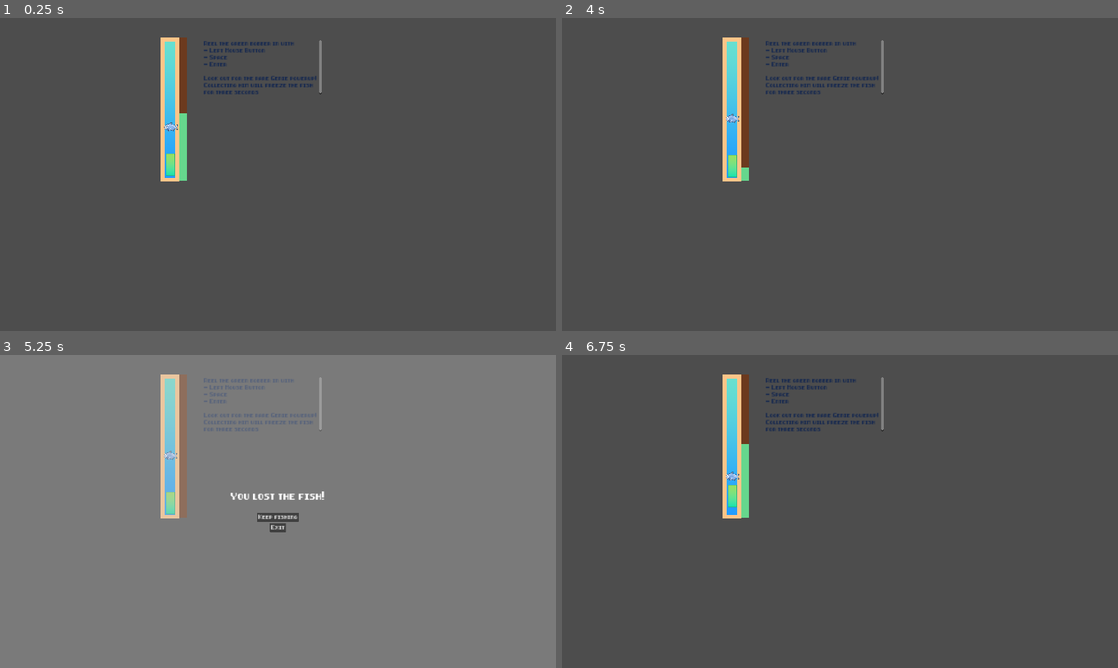
Above: before the commit, frames 1-4 (two rows, left to right).
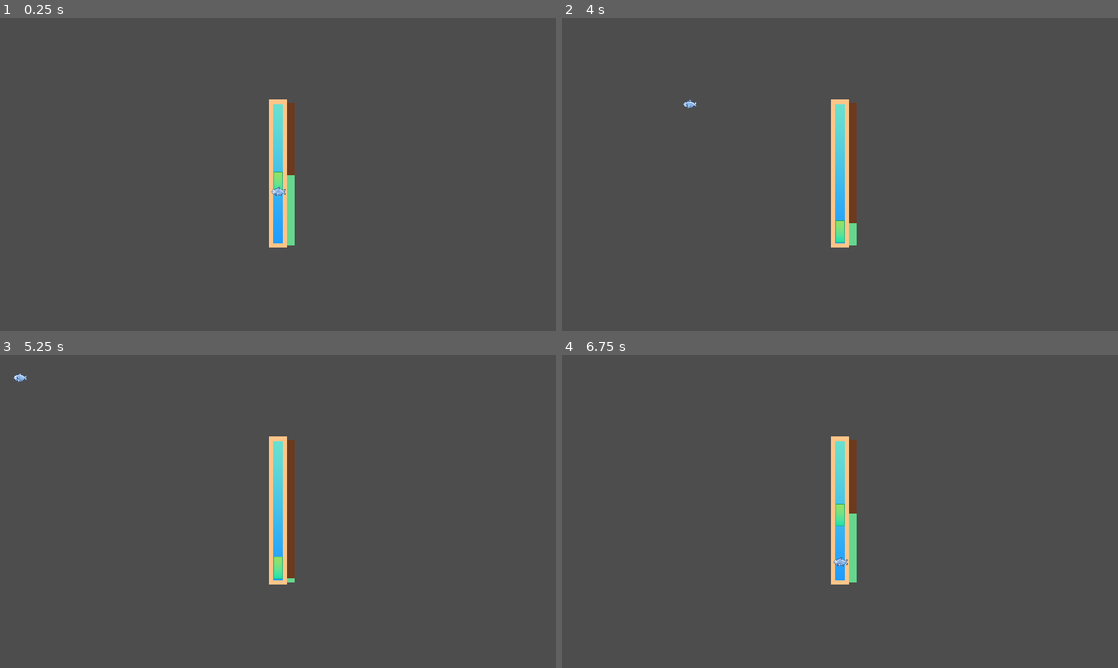
Above: after the commit, the same moments.

Repository: Anjellyrika/fishdew
Game: Godot game, scene res://src/fishing_lvl/fishing_lvl.tscn
Two runs of this game, one before a commit and one after it. Both use one fixed random seed, a clock stepped at 60 frames per second and the inputs below. This scene is started directly instead of the project's main scene.
Inputs (mouse positions are in pixels of both pictures, inside the frame that each line leads up to):
- Up to frame 1 (0.25 s): no input
- Up to frame 2 (4 s): tap Enter (ui_accept) at 0.5, 0.77, 1.25, 1.52, 2, 2.75, 3.02, 3.5, 3.77 s; move the mouse to (962, 158) at 0.52 s; hold Right (ui_right) 0.53-2.03 s; tap F every 0.75 s from 0.6 to 3.6 s; click (962, 158) at 0.67 s; move the mouse to (728, 190) at 1.27 s; move the mouse to (895, 105) at 2.02 s; hold Left (ui_left) 2.03-2.78 s; move the mouse to (812, 237) at 2.77 s; hold Right (ui_right) from 2.78 s (still down); click (812, 237) at 2.92 s; move the mouse to (1006, 221) at 3.52 s
- Up to frame 3 (5.25 s): move the mouse to (111, 464) at 4.27 s; release Right (ui_right) at 4.28 s; hold Left (ui_left) 4.28-5.03 s; tap F at 4.35, 5.1 s; tap Enter (ui_accept) at 4.52 s; move the mouse to (305, 511) at 5.02 s; hold Right (ui_right) from 5.03 s (still down); click (305, 511) at 5.17 s
- Up to frame 4 (6.75 s): move the mouse to (756, 433) at 5.77 s; release Right (ui_right) at 5.78 s; hold Left (ui_left) 5.78-6.5 s; tap F at 5.85 s; tap Enter (ui_accept) at 6.02 s; click "Keep fishing" at 6.5 s

The runs differ from the first frame. In frame 1, 4.9% of the frame differs, in the area x 28-58%, y 6-74%; in frame 2, 4.9%; in frame 3, 100%, in the area x 0-100%, y 0-100%; in frame 4, 4.9%.

Commit message:
refactor: adjust main fishing level proportions

Diff:
--- a/src/fishing_lvl/fishing_lvl.tscn
+++ b/src/fishing_lvl/fishing_lvl.tscn
@@ -10,7 +10,7 @@
 [ext_resource type="Script" path="res://src/fishing_lvl/fishing_lvl_progress.gd" id="7_4d5vr"]
 
 [sub_resource type="RectangleShape2D" id="RectangleShape2D_hi66l"]
-size = Vector2(63, 12)
+size = Vector2(64, 16)
 
 [sub_resource type="StyleBoxFlat" id="StyleBoxFlat_b0vvb"]
 bg_color = Color(0.423529, 0.227451, 0.117647, 1)
@@ -19,6 +19,7 @@
 bg_color = Color(0.4, 0.843137, 0.552941, 1)
 
 [node name="MainFishingLevel" type="Node2D" node_paths=PackedStringArray("chest_spawner")]
+position = Vector2(960, 540)
 script = ExtResource("1_ynd5m")
 chest_spawner = NodePath("ChestSpawner")
 
@@ -33,45 +34,45 @@
 [node name="FishingRod" type="StaticBody2D" parent="."]
 
 [node name="Rod" type="ColorRect" parent="FishingRod"]
-offset_left = 555.0
-offset_top = 68.0
-offset_right = 619.0
-offset_bottom = 564.0
+offset_left = -32.0
+offset_top = -258.667
+offset_right = 32.0
+offset_bottom = 253.333
 color = Color(1, 0.772549, 0.533333, 1)
 
 [node name="OceanBG" type="Sprite2D" parent="FishingRod"]
-position = Vector2(587, 315.5)
-scale = Vector2(1.0625, 0.97921)
+position = Vector2(0, -2.66666)
 texture = ExtResource("3_s6jf6")
 
 [node name="TopEdge" type="CollisionShape2D" parent="FishingRod"]
-position = Vector2(587, 74)
+position = Vector2(0, -250.667)
 shape = SubResource("RectangleShape2D_hi66l")
 
 [node name="BottomEdge" type="CollisionShape2D" parent="FishingRod"]
-position = Vector2(587, 557)
+position = Vector2(0, 245.333)
 shape = SubResource("RectangleShape2D_hi66l")
 
-[node name="Bobber" parent="." instance=ExtResource("4_r0ydv")]
-position = Vector2(587, 473)
-
-[node name="Fish" parent="." instance=ExtResource("5_u6fi8")]
-position = Vector2(585, 311)
-
-[node name="ProgressBar" type="ProgressBar" parent="." node_paths=PackedStringArray("fish")]
-offset_left = 620.0
-offset_top = 68.0
-offset_right = 645.0
-offset_bottom = 562.0
+[node name="ProgressBar" type="ProgressBar" parent="FishingRod" node_paths=PackedStringArray("fish")]
+offset_left = 32.0
+offset_top = -248.0
+offset_right = 57.0
+offset_bottom = 246.0
 theme_override_styles/background = SubResource("StyleBoxFlat_b0vvb")
 theme_override_styles/fill = SubResource("StyleBoxFlat_ufmk4")
 fill_mode = 3
 show_percentage = false
 script = ExtResource("7_4d5vr")
-fish = NodePath("../Fish")
+fish = NodePath("../../Fish")
 metadata/_edit_use_anchors_ = true
 
+[node name="Bobber" parent="." instance=ExtResource("4_r0ydv")]
+position = Vector2(0, -4)
+
+[node name="Fish" parent="." instance=ExtResource("5_u6fi8")]
+position = Vector2(0, 40)
+
 [node name="Controls" type="RichTextLabel" parent="."]
+visible = false
 anchors_preset = 15
 anchor_right = 1.0
 anchor_bottom = 1.0
@@ -91,8 +92,8 @@
 
 Look out for the rare Genie powerup! Collecting him will freeze the fish for three seconds"
 
+[connection signal="fish_caught" from="FishingRod/ProgressBar" to="." method="_on_progress_bar_fish_caught"]
+[connection signal="fish_caught" from="FishingRod/ProgressBar" to="UILayer/EndScreen" method="_on_progress_bar_fish_caught"]
+[connection signal="fish_lost" from="FishingRod/ProgressBar" to="UILayer/EndScreen" method="_on_progress_bar_fish_lost"]
 [connection signal="body_entered" from="Fish" to="Fish" method="_on_body_entered"]
 [connection signal="body_exited" from="Fish" to="Fish" method="_on_body_exited"]
-[connection signal="fish_caught" from="ProgressBar" to="." method="_on_progress_bar_fish_caught"]
-[connection signal="fish_caught" from="ProgressBar" to="UILayer/EndScreen" method="_on_progress_bar_fish_caught"]
-[connection signal="fish_lost" from="ProgressBar" to="UILayer/EndScreen" method="_on_progress_bar_fish_lost"]
--- a/src/main_scene.gd
+++ b/src/main_scene.gd
@@ -24,7 +24,7 @@
 
 func unload_level():
 	if is_instance_valid(level_instance):
-		camera.zoom = Vector2(1.5,1.5)
+		camera.zoom = Vector2(1,1)
 		level_instance.queue_free()
 	level_instance = null
 	state = Waiting
@@ -33,7 +33,7 @@
 func load_fish_level():
 	unload_level()
 	var level_resource = load("res://src/fishing_lvl/fishing_lvl.tscn")
-	camera.zoom = Vector2(1,1)
+	camera.zoom = Vector2(2,2)
 	if level_resource:
 		level_instance = level_resource.instantiate()
 		add_child(level_instance)
--- a/src/main_scene.tscn
+++ b/src/main_scene.tscn
@@ -45,7 +45,7 @@
 color = Color(0, 0.756863, 0.972549, 1)
 
 [node name="Camera2D" type="Camera2D" parent="OverworldLayer"]
-anchor_mode = 0
+offset = Vector2(960, 540)
 
 [node name="ActorLayer" type="Node2D" parent="."]
 
